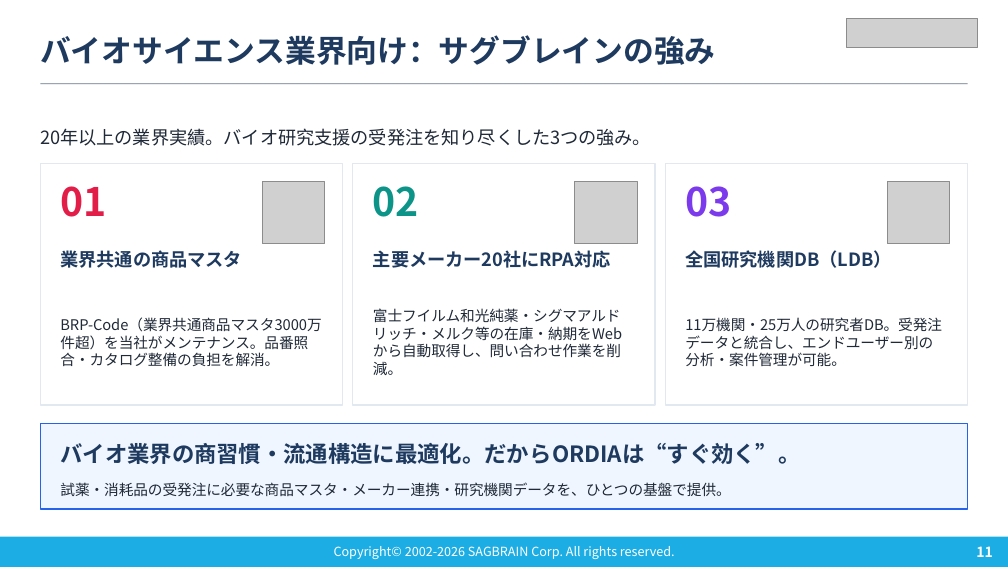
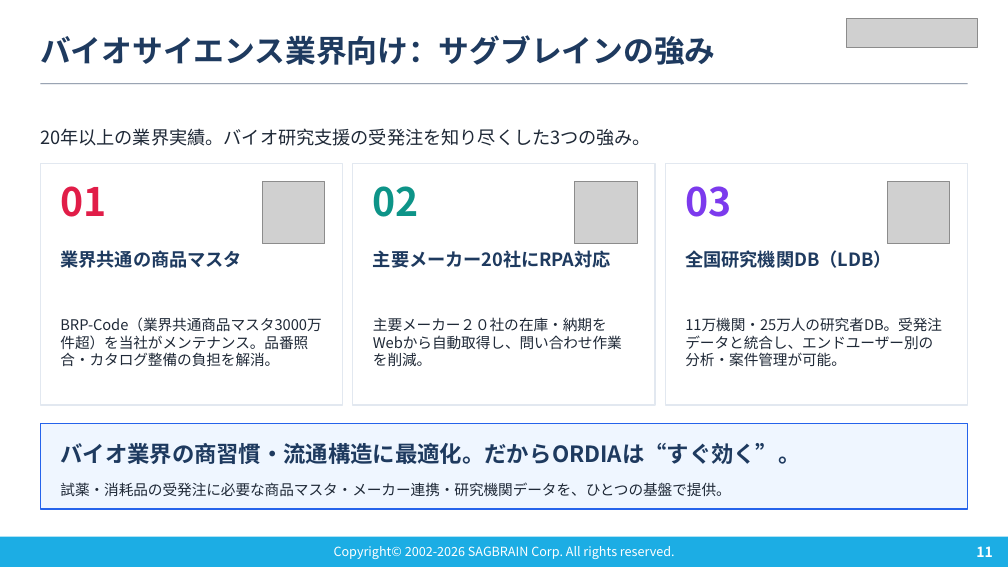
Before and after one commit to sagbrain/Onevio_ORDIA_LP, a slide deck: slide 11 of assets/ORDIA_紹介資料.pptx. Drawn at 1008x567 pixels with LibreOffice and Linux fonts; fonts in the diff are those of the drawing; grey boxes stand for pictures. Boxes give left, top, right and bottom in pixels: in the first picture for what was removed or moved away, otherwise in the second. Text is boxed around its words. In the diff, an @@ line names an element or a change of style, - is before the commit and + after.

```diff
--- a/assets/ORDIA_紹介資料.pptx
+++ b/assets/ORDIA_紹介資料.pptx
@@ text at <box>373,317,622,366</box>: text changed @@
-富士フイルム和光純薬・シグマアルドリッチ・メルク等の在庫・納期をWebから自動取得し、問い合わせ作業を削減。
+主要メーカー２０社の在庫・納期をWebから自動取得し、問い合わせ作業を削減。
```
Also in this commit, not shown: 1 other slide changed, 4 other files.
